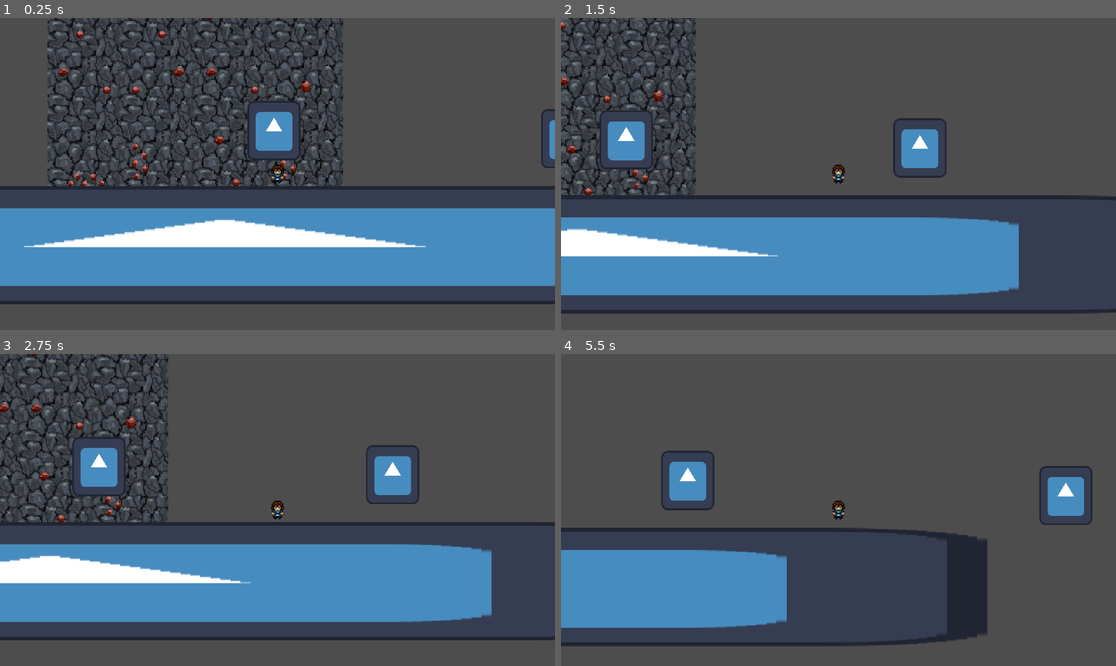
Above: before the commit, frames 1-4 (two rows, left to right).
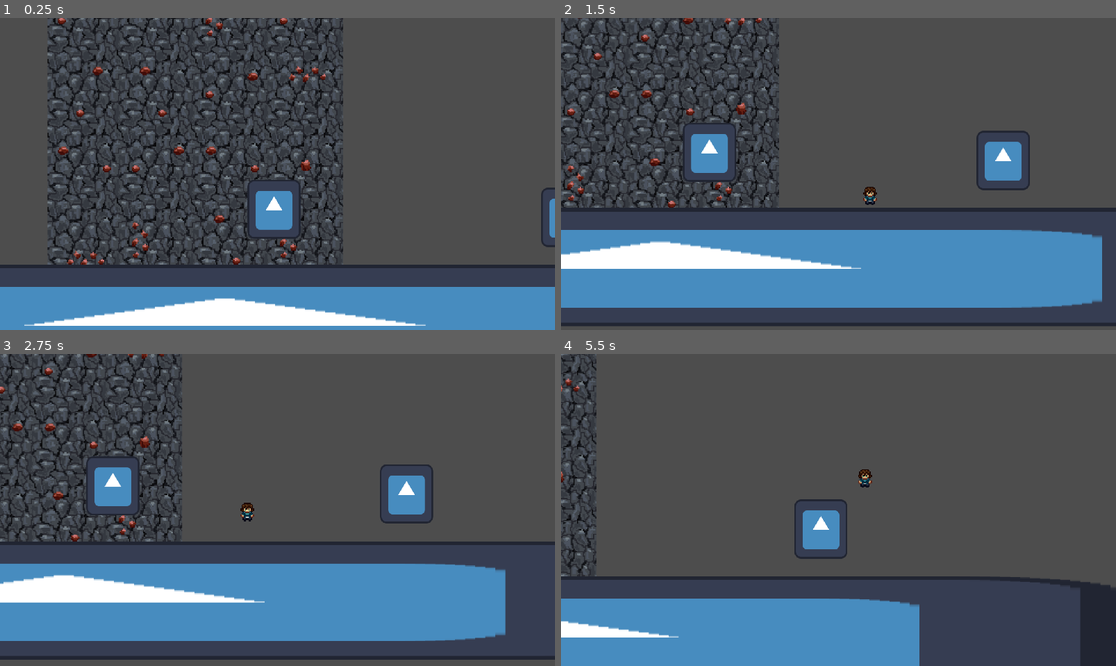
Above: after the commit, the same moments.

Repository: Tylefrost/Dyno
Game: Godot game, scene res://level_1.tscn
Same seed, same stepped clock (60 frames per second), same inputs: the game is played once before the commit and once after it. The engine's default icon, where the game draws it, is replaced by a stand-in: a white triangle on a blue panel in a dark square.
Inputs (mouse positions are in pixels of both pictures, inside the frame that each line leads up to):
- Up to frame 1 (0.25 s): no input
- Up to frame 2 (1.5 s): move the mouse to (960, 158) at 0.52 s; hold D (right) from 0.53 s (still down); click (960, 158) at 0.6 s; tap Space (jump) at 0.77, 0.8, 1.07, 1.35 s; move the mouse to (727, 189) at 1.27 s
- Up to frame 3 (2.75 s): tap Space (jump) at 1.52, 1.82, 2.3 s; click (166, 525) at 1.55 s; move the mouse to (333, 441) at 2.02 s; release D (right) at 2.03 s; hold A (left) from 2.03 s (still down); click (333, 441) at 2.1 s
- Up to frame 4 (5.5 s): move the mouse to (810, 572) at 2.77 s; release A (left) at 2.78 s; hold D (right) 2.78-4.28 s; click (810, 572) at 2.85 s; tap Space (jump) at 3.02, 3.32, 3.6, 3.77, 4.07, 4.52, 4.82, 5.3 s; move the mouse to (1005, 556) at 3.52 s; move the mouse to (672, 463) at 4.27 s; hold A (left) 4.28-5.03 s; click (672, 463) at 4.35 s; move the mouse to (866, 510) at 5.02 s; hold D (right) from 5.03 s (still down); click (866, 510) at 5.1 s

The runs differ from the first frame. In frame 1, 55% of the frame differs, in the area x 0-100%, y 0-100%; in frame 2, 31%; in frame 3, 30%; in frame 4, 27%.

Commit message:
Adjust Player Variables

Diff:
--- a/player.gd
+++ b/player.gd
@@ -2,10 +2,10 @@
 class_name Player
 
 #affects swing and jump
-@export var gravity_strength = 30
+@export var gravity_strength = 8
 
 #jumping
-@export var max_jump_force = 400
+@export var max_jump_force = 200
 @export var min_jump_force = 100
 @export var jump_charge_time = 1
 var is_charging_jump = false
@@ -18,7 +18,7 @@
 var rope_length = 10
 var current_rope_length
 
-var speed = 100
+var speed = 75
 
 func _ready():
 	current_rope_length = rope_length
@@ -87,7 +87,7 @@
 			hooked = true
 			current_rope_length = global_position.distance_to(hook_pos)
 	if Input.is_action_just_released("left_click") and hooked:
-		velocity.y -= 10 * gravity_strength
+		velocity.y -= 22 * gravity_strength
 		hooked = false
 
 func get_hook_pos():
--- a/player.tscn
+++ b/player.tscn
@@ -15,6 +15,7 @@
 metadata/_edit_lock_ = true
 
 [node name="Camera2D" type="Camera2D" parent="."]
+position_smoothing_enabled = true
 metadata/_edit_lock_ = true
 
 [node name="Sprite2D" type="Sprite2D" parent="."]
@@ -24,7 +25,7 @@
 metadata/_edit_lock_ = true
 
 [node name="Raycast" type="Node2D" parent="."]
-scale = Vector2(0.05, 0.05)
+scale = Vector2(0.07, 0.07)
 
 [node name="Raycast4" type="Node2D" parent="Raycast"]
 scale = Vector2(0.3, 0.3)
